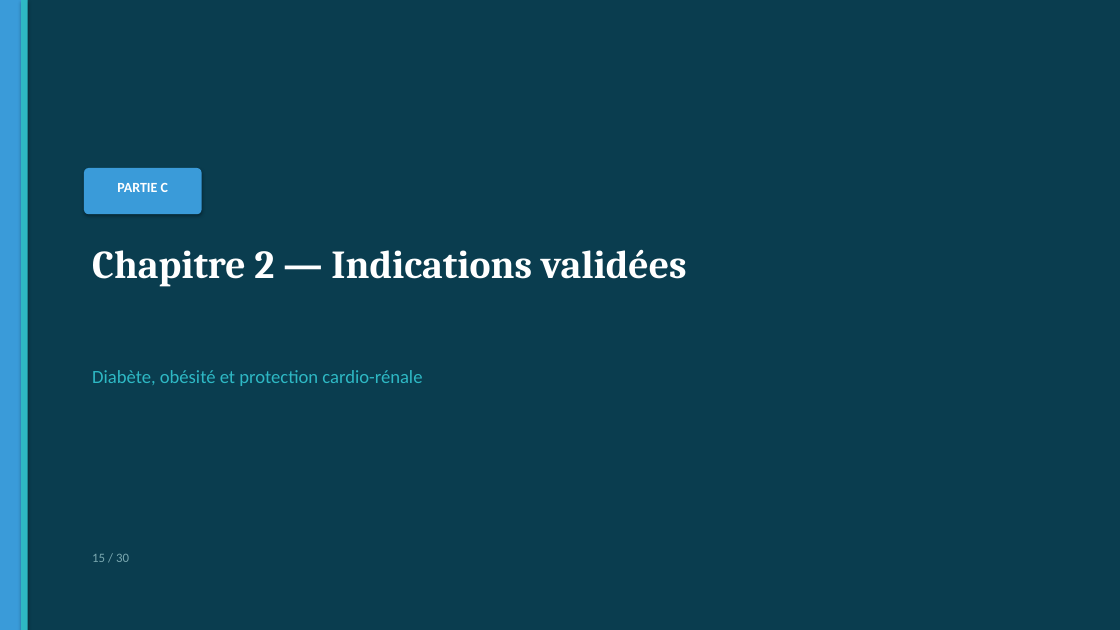
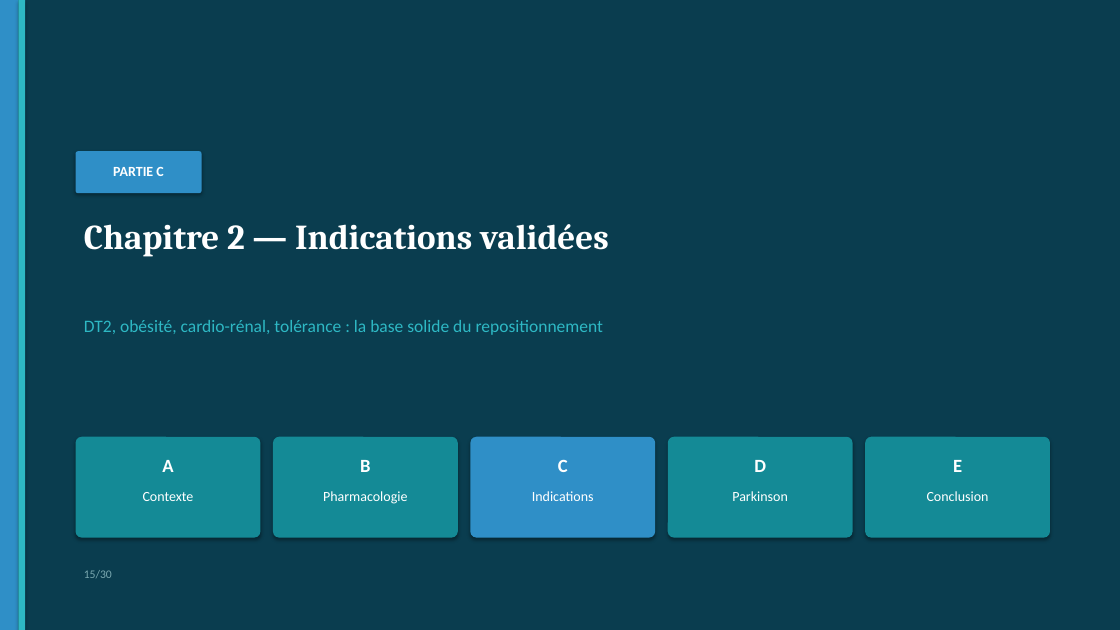
Before and after one commit to Mashtal-Platform/mashtal-platform, a slide deck: slide 15 of docs/presentation/Soutenance_GLP1_Parkinson.pptx. Drawn at 1120x630 pixels with LibreOffice and Linux fonts; fonts in the diff are those of the drawing. Boxes give left, top, right and bottom in pixels: in the first picture for what was removed or moved away, otherwise in the second. Text is boxed around its words. In the diff, an @@ line names an element or a change of style, - is before the commit and + after.

```diff
--- a/docs/presentation/Soutenance_GLP1_Parkinson.pptx
+++ b/docs/presentation/Soutenance_GLP1_Parkinson.pptx
@@ rectangle at <box>0,0,18,630</box>: fill #3A9BD9 to #2F8FC7 @@
@@ text "PARTIE C": place and size @@
-text "PARTIE C" at <box>117,183,168,192</box>
+text "PARTIE C" at <box>113,167,163,176</box>
@@ rounded rectangle: place and size @@
-rounded rectangle at <box>84,168,202,214</box>
+rounded rectangle at <box>76,151,202,193</box>
@@ rounded rectangle at <box>76,151,202,193</box>: fill #3A9BD9 to #2F8FC7; proportions changed @@
@@ text "Chapitre 2 — Indications validées": place and size @@
-text "Chapitre 2 — Indications validées" at <box>92,249,687,287</box>
+text "Chapitre 2 — Indications validées" at <box>84,224,609,256</box>
@@ text "Chapitre 2 — Indications validées" at <box>84,224,609,256</box>: size 34 to 30 pt @@
@@ text at <box>84,320,603,335</box>: text changed; size 16 to 15 pt @@
-Diabète, obésité et protection cardio-rénale
+DT2, obésité, cardio-rénal, tolérance : la base solide du repositionnement
@@ rounded rectangle added at <box>76,437,260,538</box>, fill #148A96 @@
@@ rounded rectangle added at <box>273,437,458,538</box>, fill #148A96 @@
@@ rounded rectangle added at <box>471,437,655,538</box>, fill #2F8FC7 @@
@@ rounded rectangle added at <box>668,437,853,538</box>, fill #148A96 @@
@@ rounded rectangle added at <box>865,437,1050,538</box>, fill #148A96 @@
@@ text added at <box>162,460,173,472</box>, 16 pt, text #FFFFFF, bold @@
+A
@@ text added at <box>360,460,370,472</box>, 16 pt, text #FFFFFF, bold @@
+B
@@ text added at <box>558,460,568,472</box>, 16 pt, text #FFFFFF, bold @@
+C
@@ text added at <box>754,460,766,472</box>, 16 pt, text #FFFFFF, bold @@
+D
@@ text added at <box>953,460,962,472</box>, 16 pt, text #FFFFFF, bold @@
+E
@@ text added at <box>143,492,194,501</box>, 12 pt, text #FFFFFF @@
+Contexte
@@ text added at <box>323,491,407,504</box>, 12 pt, text #FFFFFF @@
+Pharmacologie
@@ text added at <box>532,491,594,501</box>, 12 pt, text #FFFFFF @@
+Indications
@@ text added at <box>732,491,788,501</box>, 12 pt, text #FFFFFF @@
+Parkinson
@@ text added at <box>927,491,989,501</box>, 12 pt, text #FFFFFF @@
+Conclusion
@@ text at <box>84,570,112,578</box>: text changed; size 11 to 10 pt @@
-15 / 30
+15/30
```
Also in this commit, not shown: 25 other slides changed, 4 slides added, 4 slides removed, 9 other files.
